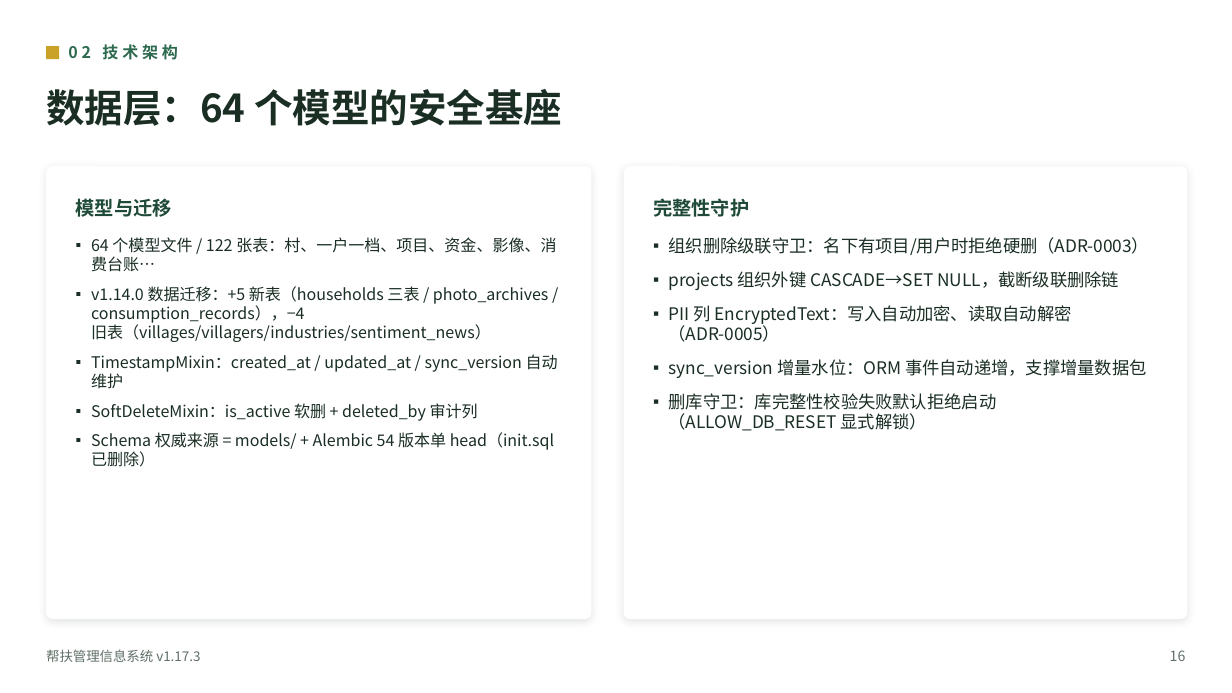
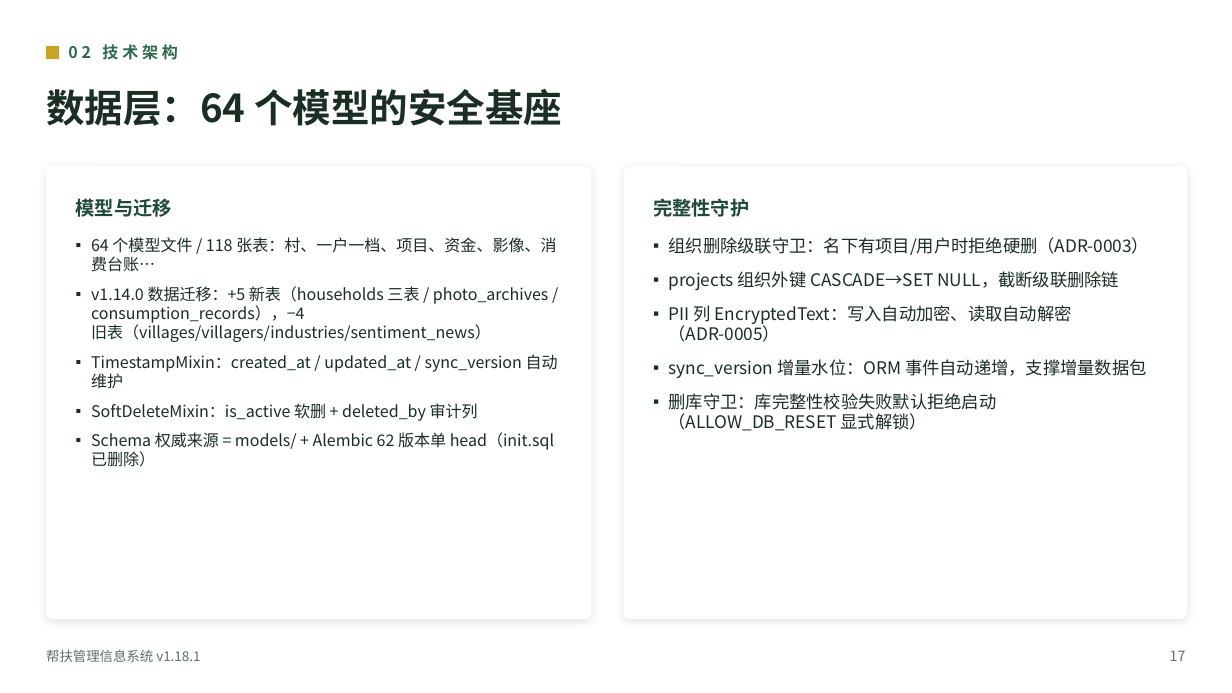
Before and after one commit to lzh745200/MRRS, a slide deck: slide 19 of docs/帮扶管理信息系统介绍.pptx (slide 18 before the commit). Drawn at 1232x693 pixels with LibreOffice and Linux fonts; fonts in the diff are those of the drawing. Boxes give left, top, right and bottom in pixels: in the first picture for what was removed or moved away, otherwise in the second. Text is boxed around its words. In the diff, an @@ line names an element or a change of style, - is before the commit and + after.

```diff
--- a/docs/帮扶管理信息系统介绍.pptx
+++ b/docs/帮扶管理信息系统介绍.pptx
@@ text at (x1=91, y1=237, x2=556, y2=272): text changed @@
-▪ 64 个模型文件 / 122 张表：村、一户一档、项目、资金、影像、消费台账…
+▪ 64 个模型文件 / 118 张表：村、一户一档、项目、资金、影像、消费台账…
@@ text at (x1=91, y1=432, x2=554, y2=467): text changed @@
-▪ Schema 权威来源 = models/ + Alembic 54 版本单 head（init.sql 已删除）
+▪ Schema 权威来源 = models/ + Alembic 62 版本单 head（init.sql 已删除）
@@ text at (x1=46, y1=649, x2=200, y2=662): text changed @@
-帮扶管理信息系统 v1.17.3
+帮扶管理信息系统 v1.18.1
@@ text at (x1=1170, y1=650, x2=1186, y2=661): text changed @@
-16
+17
```
Also in this commit, not shown: 51 other slides changed, 1 slide added, 18 other files.
